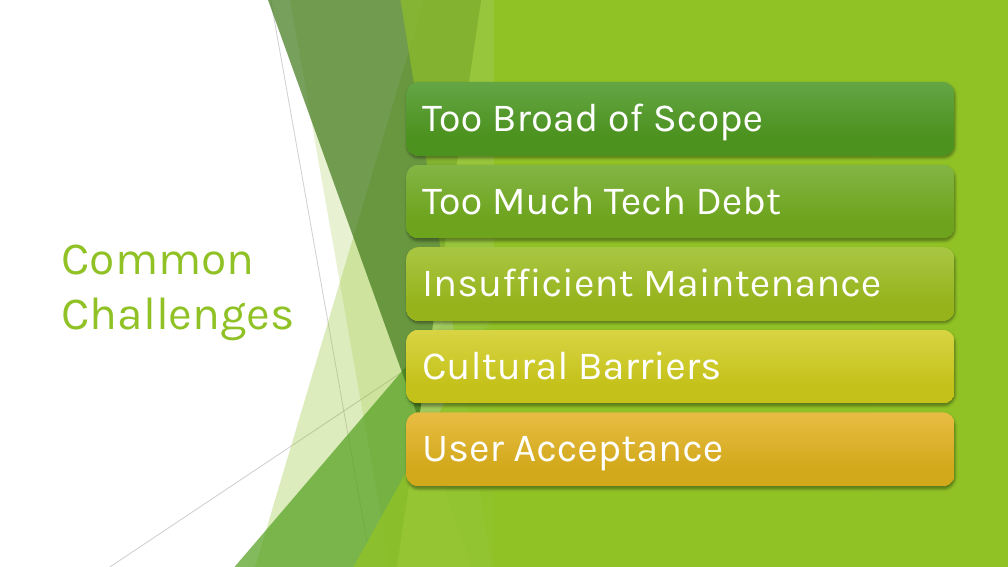
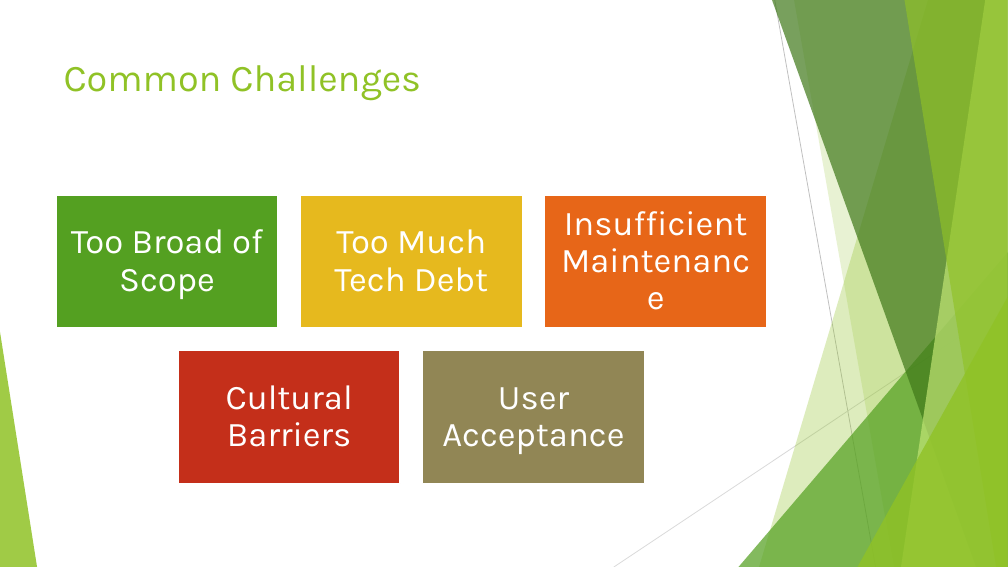
Before and after one commit to dr-natetorious/TIM-8101-Principals_of_Computer_Science, a slide deck: slide 6 of Week7_Architecture/Cloud Computing in eHealth.pptx. Drawn at 1008x567 pixels with LibreOffice and Linux fonts; fonts in the diff are those of the drawing. Boxes give left, top, right and bottom in pixels: in the first picture for what was removed or moved away, otherwise in the second. Text is boxed around its words. In the diff, an @@ line names an element or a change of style, - is before the commit and + after.

```diff
--- a/Week7_Architecture/Cloud Computing in eHealth.pptx
+++ b/Week7_Architecture/Cloud Computing in eHealth.pptx
@@ rectangle removed at (x1=0, y1=0, x2=1008, y2=567) @@
@@ rectangle removed at (x1=495, y1=0, x2=1008, y2=567) @@
@@ title "Common Challenges" moved from (x1=61, y1=244, x2=294, y2=340) to (x1=64, y1=65, x2=421, y2=101) @@
@@ title "Common Challenges" at (x1=64, y1=65, x2=421, y2=101): size 44 to 36 pt; vertical alignment middle to top @@
@@ text "Too Broad of Scope" moved from (x1=422, y1=103, x2=763, y2=141) to (x1=71, y1=229, x2=263, y2=299) @@
@@ text "Too Much Tech Debt" moved from (x1=422, y1=186, x2=781, y2=215) to (x1=334, y1=229, x2=488, y2=292) @@
@@ text "Insufficient Maintenance" moved from (x1=422, y1=268, x2=881, y2=297) to (x1=564, y1=211, x2=748, y2=236) @@
@@ group removed at (x1=110, y1=0, x2=504, y2=567): 5 freeform shapes, 2 lines, 2 triangles @@
@@ size 38 to 33 pt; alignment left to centre; less space between paragraphs in 5 elements at (x1=564, y1=211, x2=748, y2=236), (x1=442, y1=387, x2=624, y2=454), (x1=334, y1=229, x2=488, y2=292), (x1=71, y1=229, x2=263, y2=299), (x1=226, y1=385, x2=353, y2=447) @@
@@ text "Cultural Barriers" moved from (x1=422, y1=351, x2=721, y2=380) to (x1=226, y1=385, x2=353, y2=447) @@
@@ text "User Acceptance" moved from (x1=422, y1=436, x2=723, y2=471) to (x1=442, y1=387, x2=624, y2=454) @@
@@ group added at (x1=56, y1=195, x2=767, y2=483): 5 rectangles @@
@@ group removed at (x1=407, y1=82, x2=955, y2=485): 5 rounded rectangles @@
```
Also in this commit, not shown: 3 other slides changed, 1 other file.
